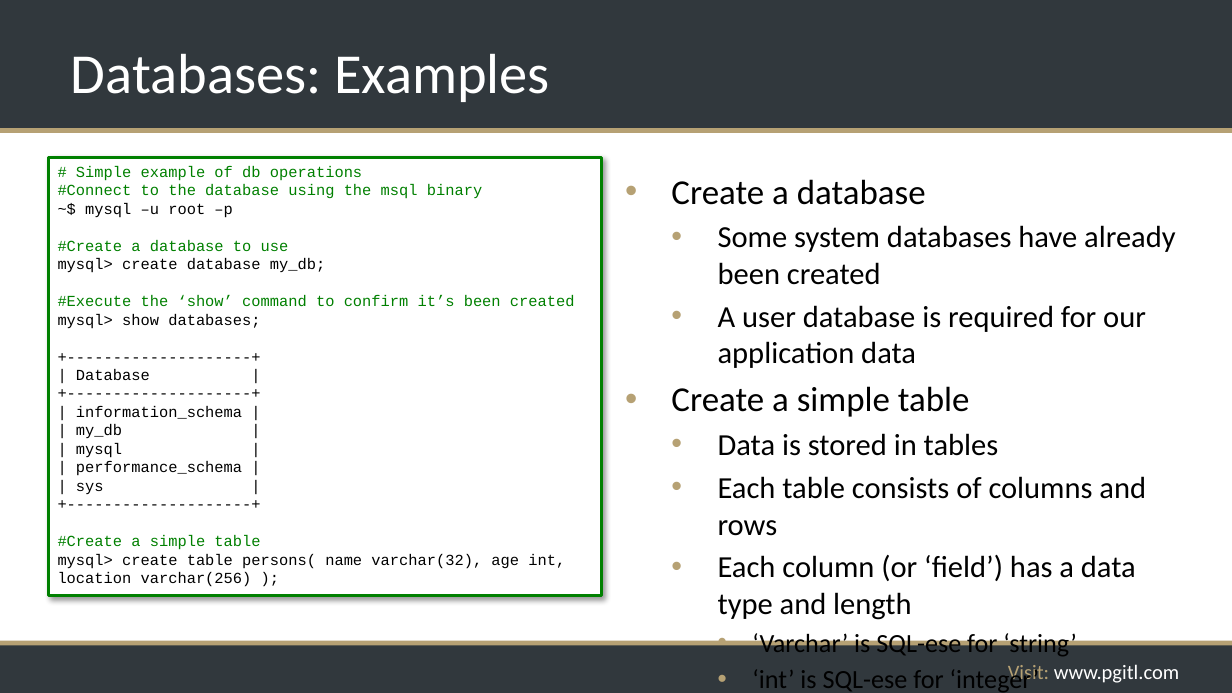
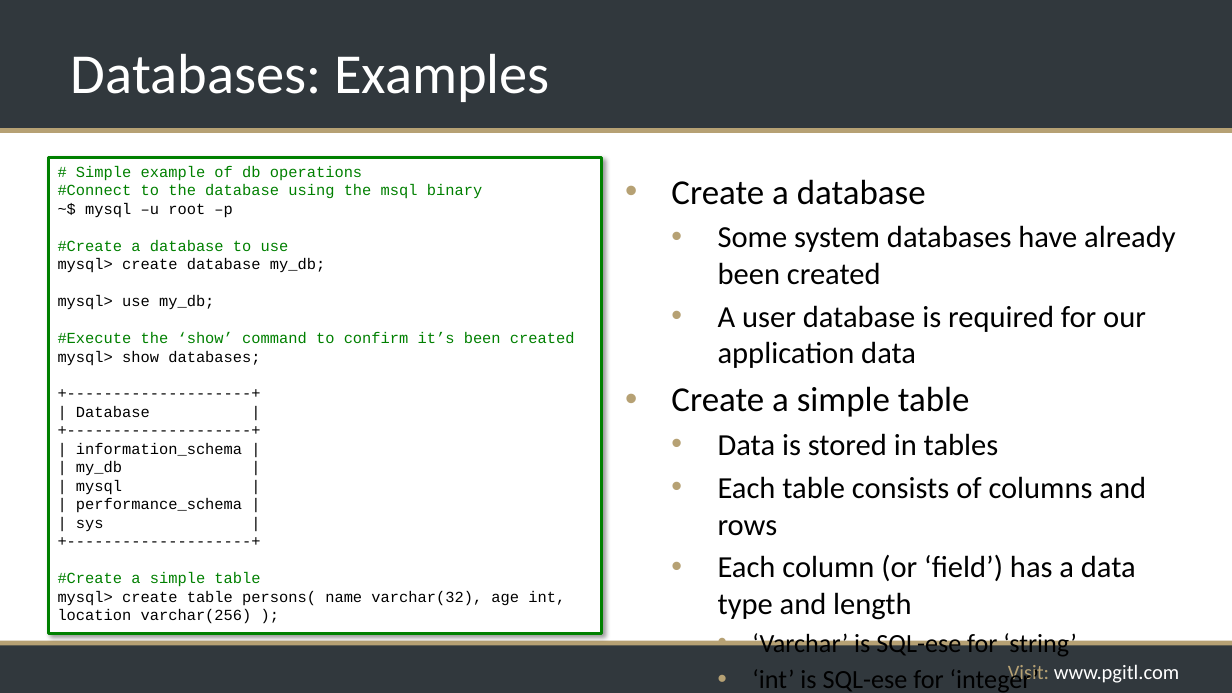
Before and after one commit to rikkouri/project-a, a slide deck: slide 170 of Programming Foundations.pptx. Drawn at 1232x693 pixels with LibreOffice and Linux fonts; fonts in the diff are those of the drawing; background and template pictures are left out. Boxes give left, top, right and bottom in pixels: in the first picture for what was removed or moved away, otherwise in the second. Text is boxed around its words. In the diff, an @@ line names an element or a change of style, - is before the commit and + after.

```diff
--- a/Programming Foundations.pptx
+++ b/Programming Foundations.pptx
@@ rectangle "# Simple example of db ...": place and size @@
-rectangle "# Simple example of db ..." at box(48, 157, 601, 596)
+rectangle "# Simple example of db ..." at box(48, 157, 601, 633)
@@ text in rectangle at box(58, 295, 214, 310): paragraph added @@
+mysql> use my_db;
```
Also in this commit, not shown: 3 other slides changed.
